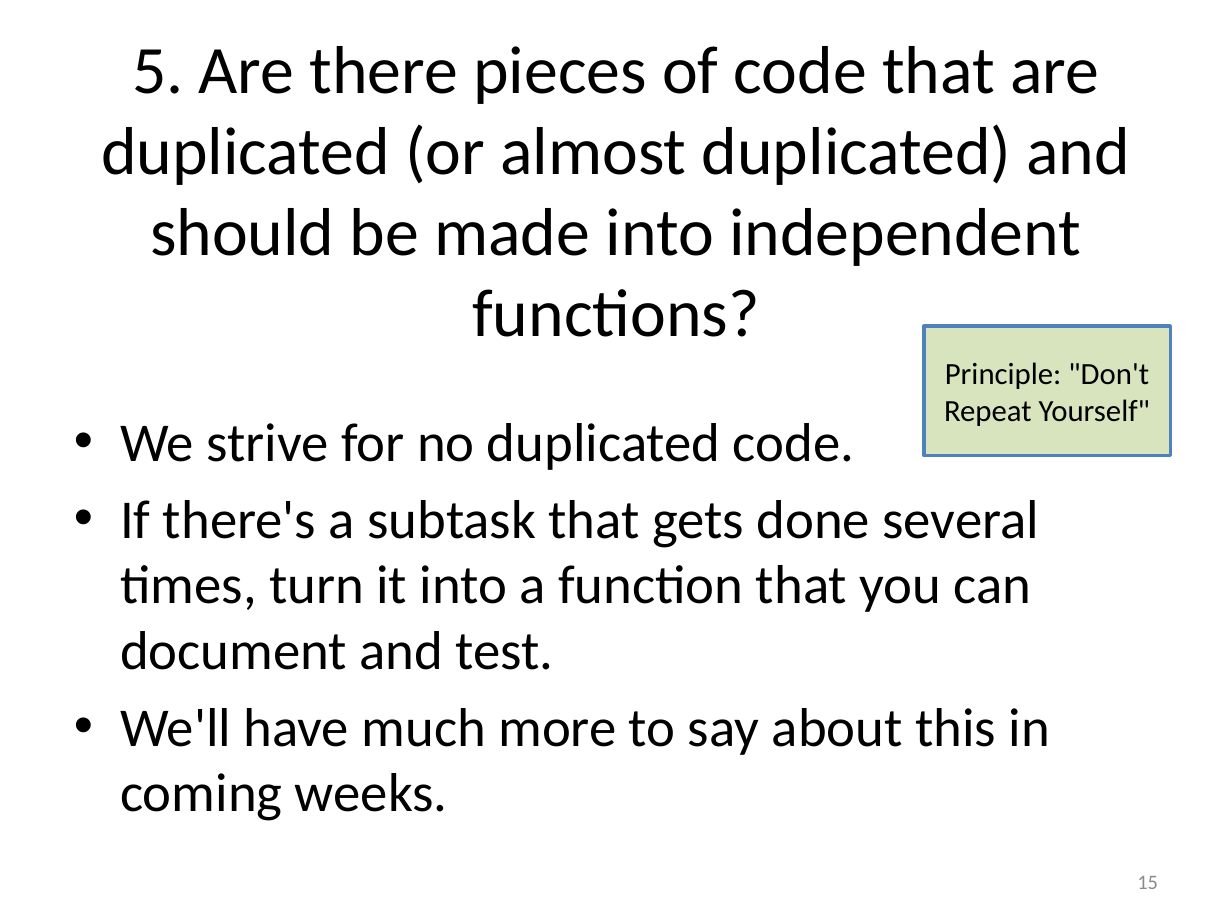
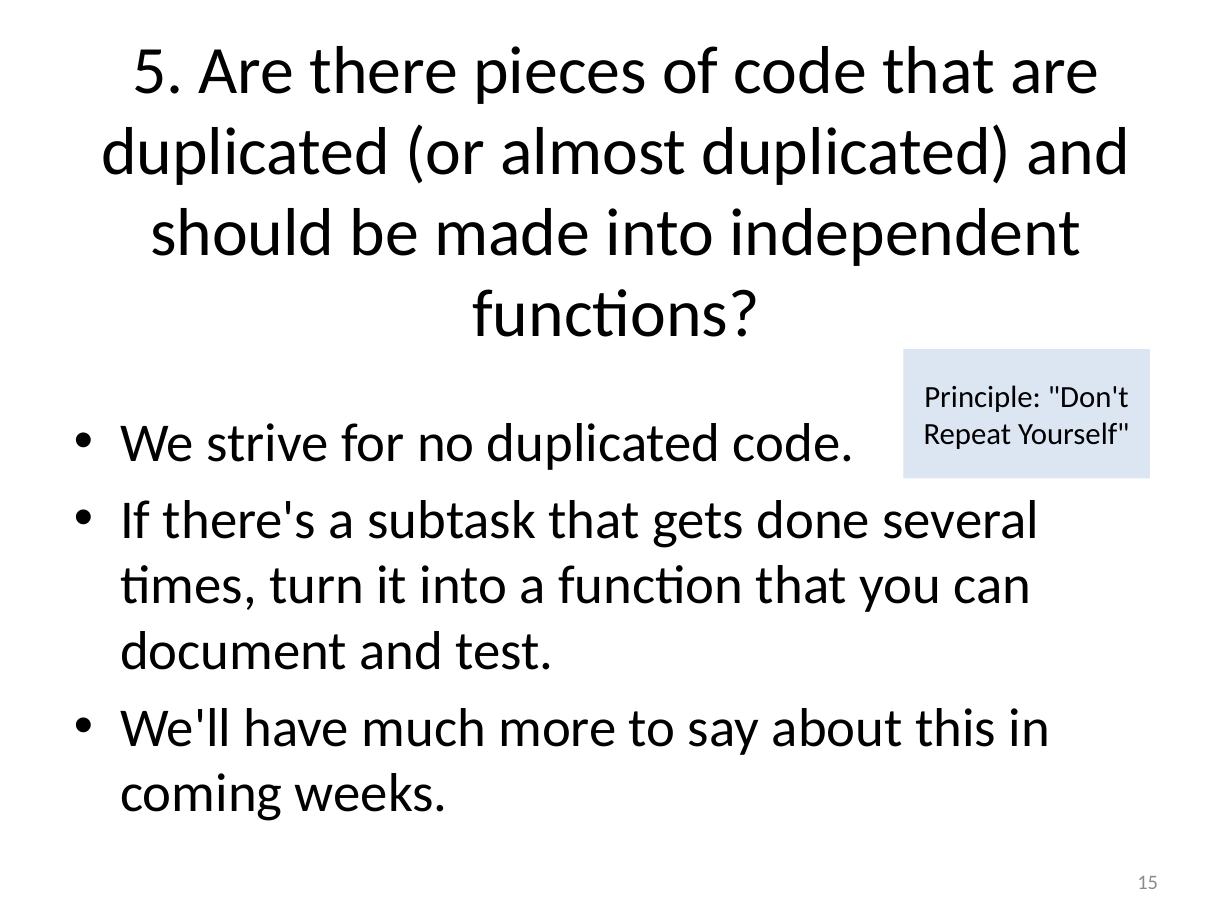
Before and after one commit to mwand/cs5010f17, a slide deck: slide 15 of Slides/Lesson 2.5 Program Review.pptx. Drawn at 1232x924 pixels with LibreOffice and Linux fonts; fonts in the diff are those of the drawing. Boxes give left, top, right and bottom in pixels: in the first picture for what was removed or moved away, otherwise in the second. Text is boxed around its words. In the diff, an @@ line names an element or a change of style, - is before the commit and + after.

```diff
--- a/Slides/Lesson 2.5 Program Review.pptx
+++ b/Slides/Lesson 2.5 Program Review.pptx
@@ rectangle "Principle: "Don't Repeat Yourself"": place and size @@
-rectangle "Principle: "Don't Repeat Yourself"" at box(924, 326, 1170, 456)
+rectangle "Principle: "Don't Repeat Yourself"" at box(903, 349, 1149, 478)
@@ rectangle "Principle: "Don't Repeat Yourself"" at box(903, 349, 1149, 478): fill #D7E4BD to #DCE6F2; outline #4F81BD 2 pt to none @@
```
Also in this commit, not shown: 1 other slide changed, 7 other files.
